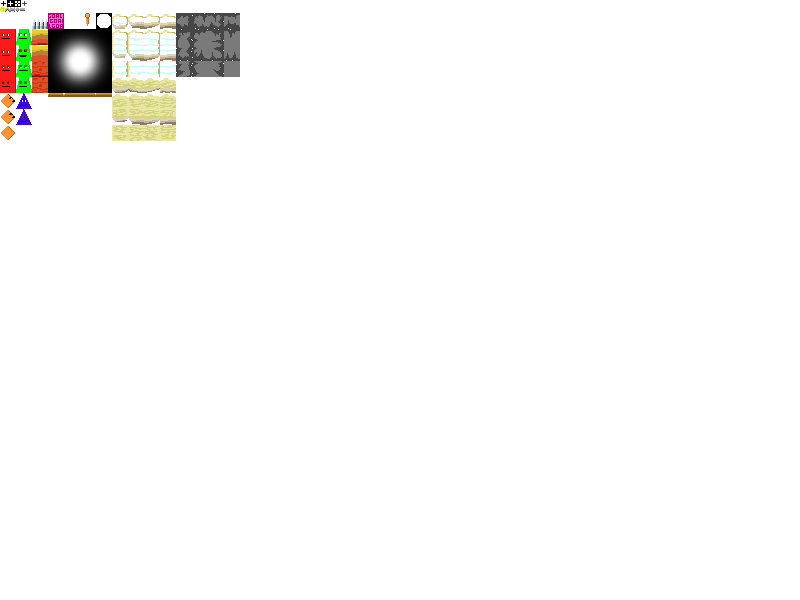
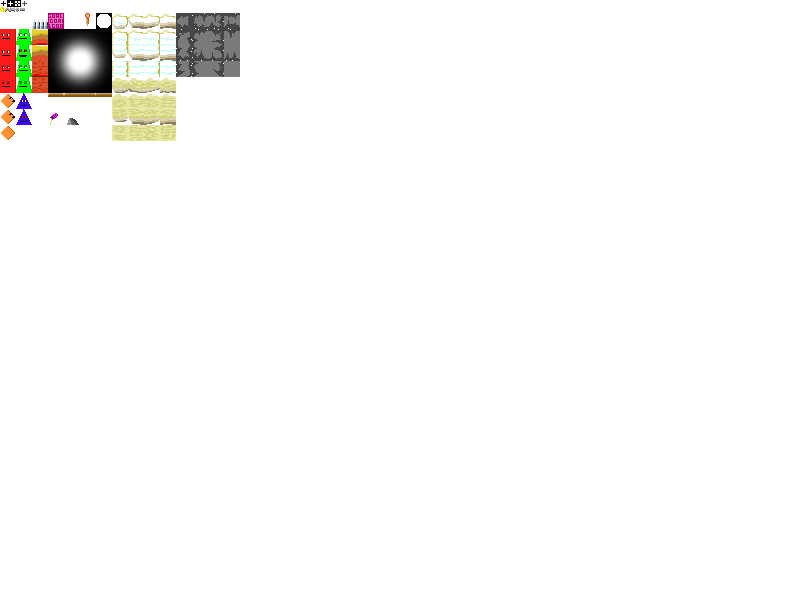
Layers edited between the first and the second 800 x 600 image:
added group "Decor" with 2 layers in group "Tiles" over [50, 113, 79, 125]
added layer "Pebble" in group "Decor" over [67, 118, 79, 125]
added layer "Flower" in group "Decor" over [50, 113, 58, 125]
